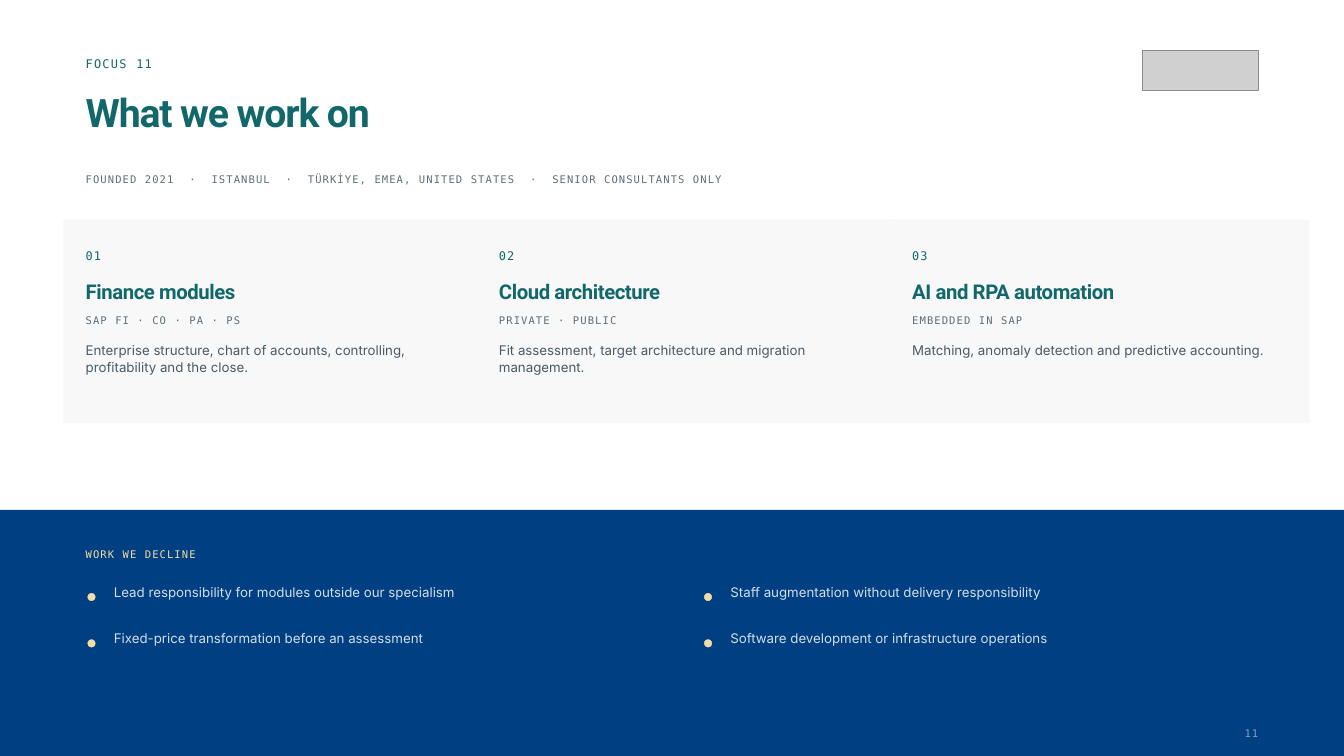
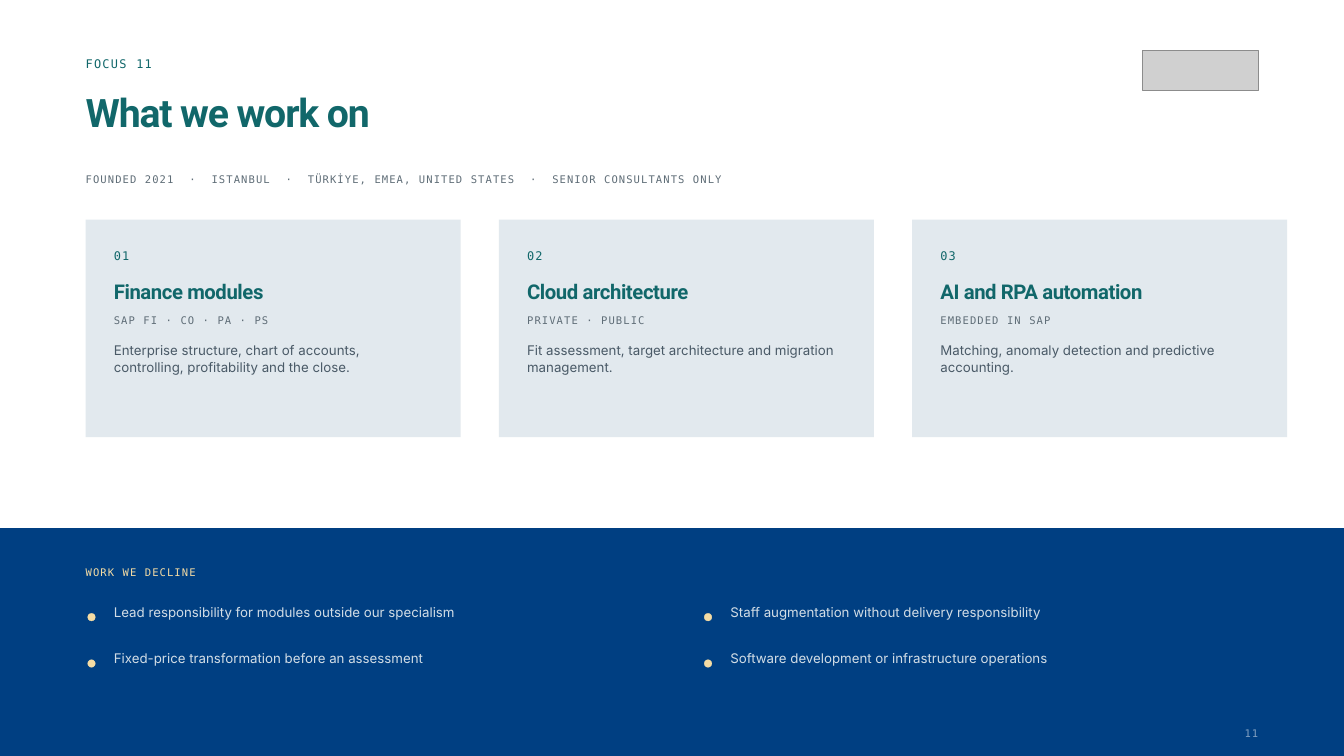
Before and after one commit to narinygt/Default, a slide deck: slide 12 of sunum/CPeak-Consultancy-Company-Overview.pptx. Drawn at 1344x756 pixels with LibreOffice and Linux fonts; fonts in the diff are those of the drawing; grey boxes stand for pictures. Boxes give left, top, right and bottom in pixels: in the first picture for what was removed or moved away, otherwise in the second. Text is boxed around its words. In the diff, an @@ line names an element or a change of style, - is before the commit and + after.

```diff
--- a/sunum/CPeak-Consultancy-Company-Overview.pptx
+++ b/sunum/CPeak-Consultancy-Company-Overview.pptx
@@ rectangle: place and size @@
-rectangle at [64, 220, 483, 423]
+rectangle at [86, 220, 461, 438]
@@ rectangle: place and size @@
-rectangle at [477, 220, 896, 423]
+rectangle at [499, 220, 874, 438]
@@ fill #F7F8F7 to #E2E9EE in 3 elements at [86, 220, 461, 438], [499, 220, 874, 438], [912, 220, 1288, 438] @@
@@ rectangle: place and size @@
-rectangle at [890, 220, 1310, 423]
+rectangle at [912, 220, 1288, 438]
@@ text "01": place and size @@
-text "01" at [86, 251, 101, 260]
+text "01" at [114, 251, 129, 260]
@@ text "02": place and size @@
-text "02" at [499, 251, 514, 260]
+text "02" at [527, 251, 542, 260]
@@ text "03": place and size @@
-text "03" at [912, 251, 927, 260]
+text "03" at [940, 251, 955, 260]
@@ text "Finance modules": place and size @@
-text "Finance modules" at [86, 283, 235, 300]
+text "Finance modules" at [114, 283, 263, 299]
@@ text "Cloud architecture": place and size @@
-text "Cloud architecture" at [499, 283, 660, 300]
+text "Cloud architecture" at [527, 283, 689, 299]
@@ text "AI and RPA automation": place and size @@
-text "AI and RPA automation" at [912, 283, 1114, 300]
+text "AI and RPA automation" at [940, 283, 1142, 299]
@@ text "SAP FI · CO · ..." rewrapped from [115, 316, 166, 324] to [143, 316, 157, 324] @@
@@ text "PRIVATE · PUBLIC" rewrapped from [499, 311, 874, 331] to [527, 311, 846, 331] @@
@@ text "EMBEDDED IN SAP": place and size @@
-text "EMBEDDED IN SAP" at [912, 316, 1022, 324]
+text "EMBEDDED IN SAP" at [940, 316, 1050, 324]
@@ text "Enterprise structure, chart of accounts, ..." rewrapped from [86, 345, 405, 375] to [114, 345, 359, 375] @@
@@ text "Fit assessment, target architecture and ...": place and size @@
-text "Fit assessment, target architecture and ..." at [499, 345, 806, 375]
+text "Fit assessment, target architecture and ..." at [527, 345, 834, 375]
@@ text "Matching, anomaly detection and predictive ..." rewrapped from [912, 345, 1264, 358] to [940, 345, 1214, 375] @@
@@ rectangle: place and size @@
-rectangle at [0, 510, 1344, 756]
+rectangle at [0, 528, 1344, 756]
@@ 5 texts, 4 ellipses: place and size @@
-5 texts, 4 ellipses at [86, 544, 1048, 646]
+5 texts, 4 ellipses at [86, 563, 1048, 666]
```
Also in this commit, not shown: 9 other slides changed, 2 slides added, 2 slides removed, 21 other files.
